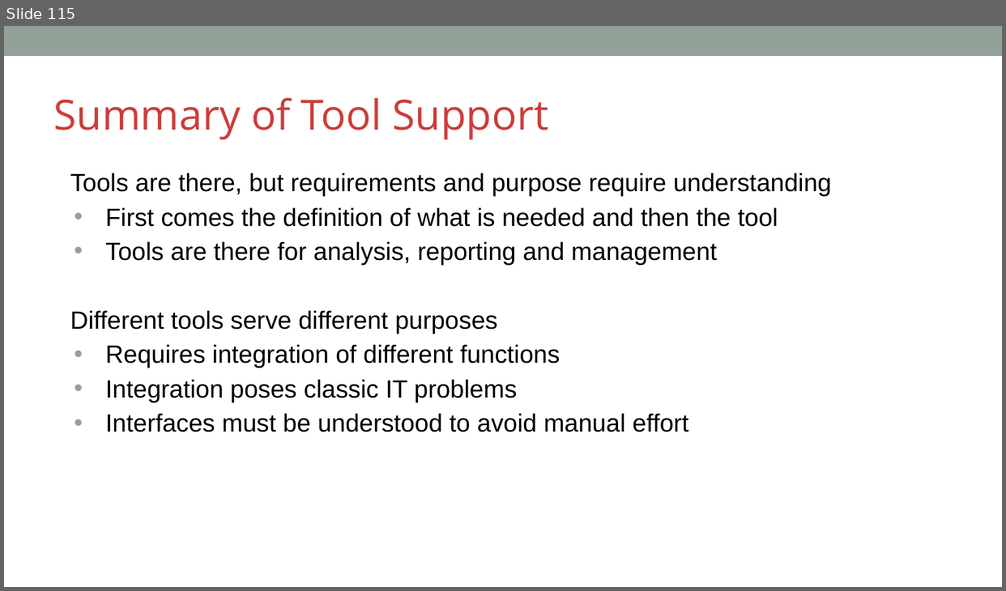
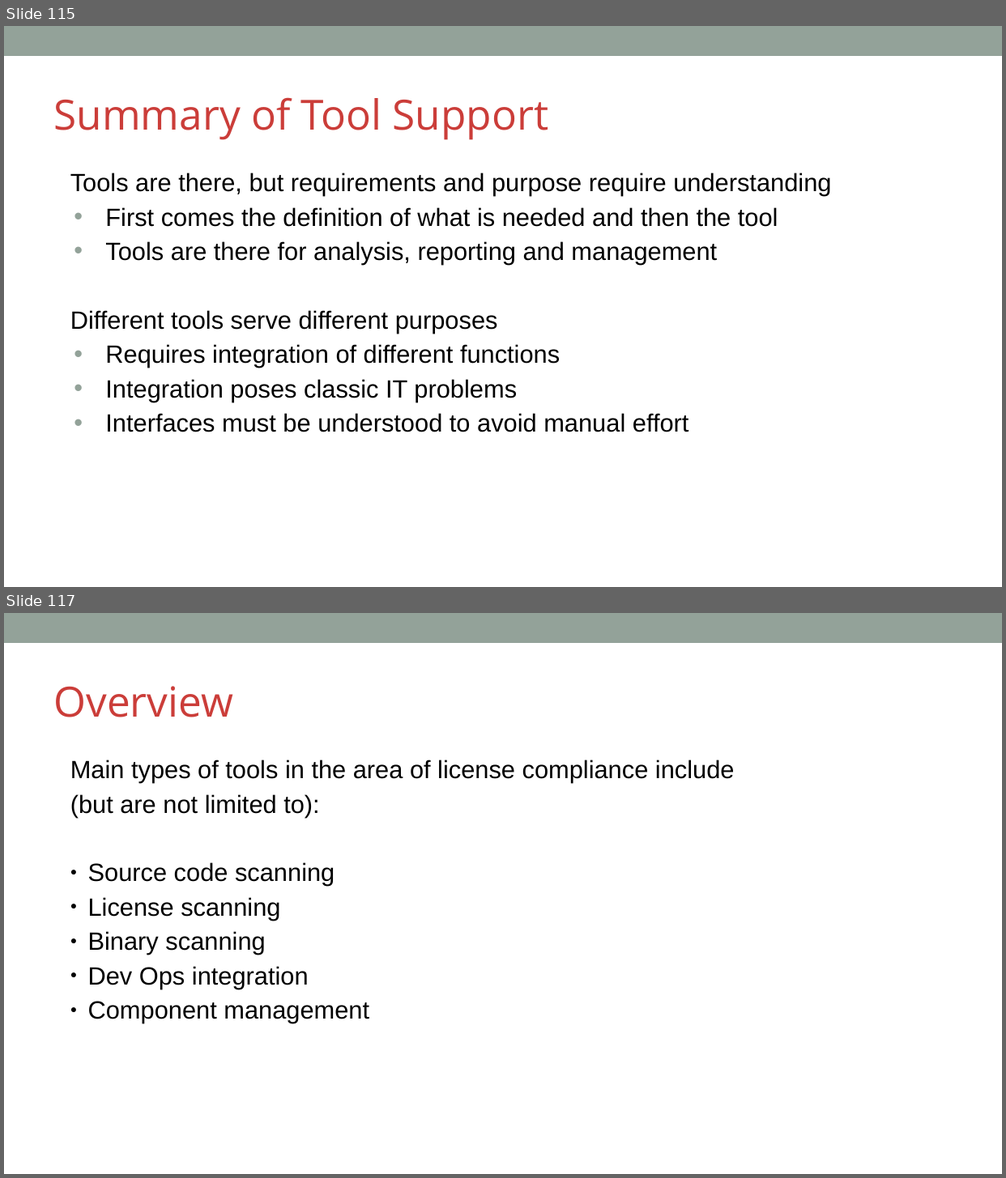
Before and after one commit to OpenChain-Project/Curriculum, a slide deck: slides/openchain-curriculum-for-1-1.pptx. Shown one above the other, each under a label of ours: slide 115 before the commit, slides 115 and 117 after it; the slides between them are not shown. The pictures are 1006x591 and 1006x1178 pixels, drawn with LibreOffice and Linux fonts; fonts in the diff are those of the drawing; background and template pictures are left out. Boxes give left, top, right and bottom in pixels: in the first picture for what was removed or moved away, otherwise in the second. Text is boxed around its words. In the diff, an @@ line names an element or a change of style, - is before the commit and + after.

Commit message:
slides(chapter10) adding new content about tooling types as text and odp, pdf, pptx

```diff
--- a/slides/openchain-curriculum-for-1-1.pptx
+++ b/slides/openchain-curriculum-for-1-1.pptx
@@ slide 117 added at box(4, 613, 1002, 1174), background #FFFFFF; not listed: 1 template element that a slide beside it also shows @@
@@ text added at box(54, 686, 233, 717), 40 pt, text #CB3D39 @@
+Overview
@@ text added at box(70, 760, 735, 1024), 24 pt, text #000000 @@
+Main types of tools in the area of license compliance include
+(but are not limited to):
+● Source code scanning
+● License scanning
+● Binary scanning
+● Dev Ops integration
+● Component management
```
Also in this commit, not shown: 7 slides changed, 31 other slides added, 4 other files.
